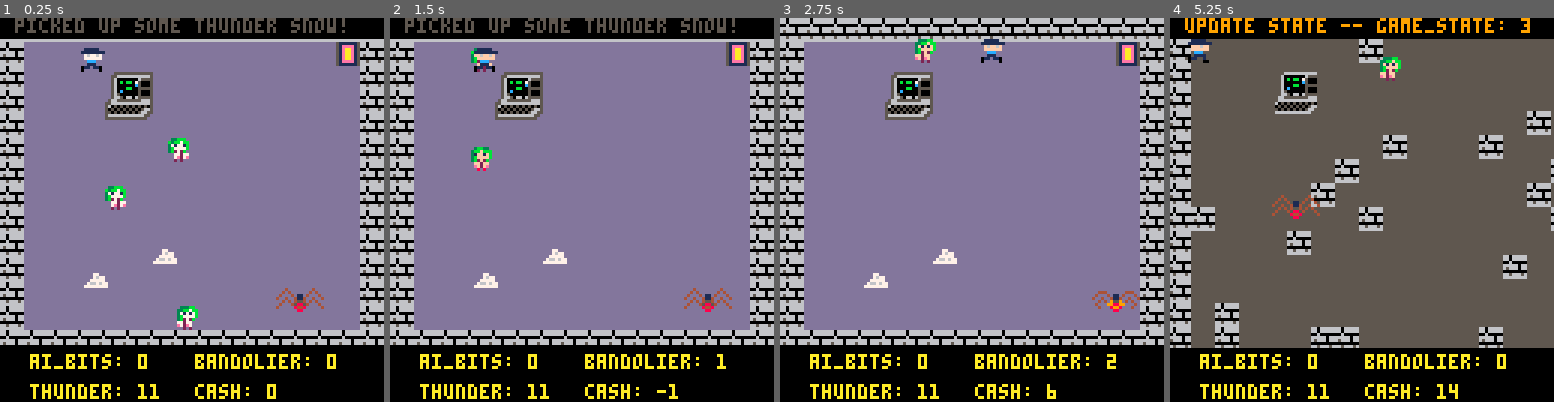
Above: before the commit, frames 1-4 (left to right).
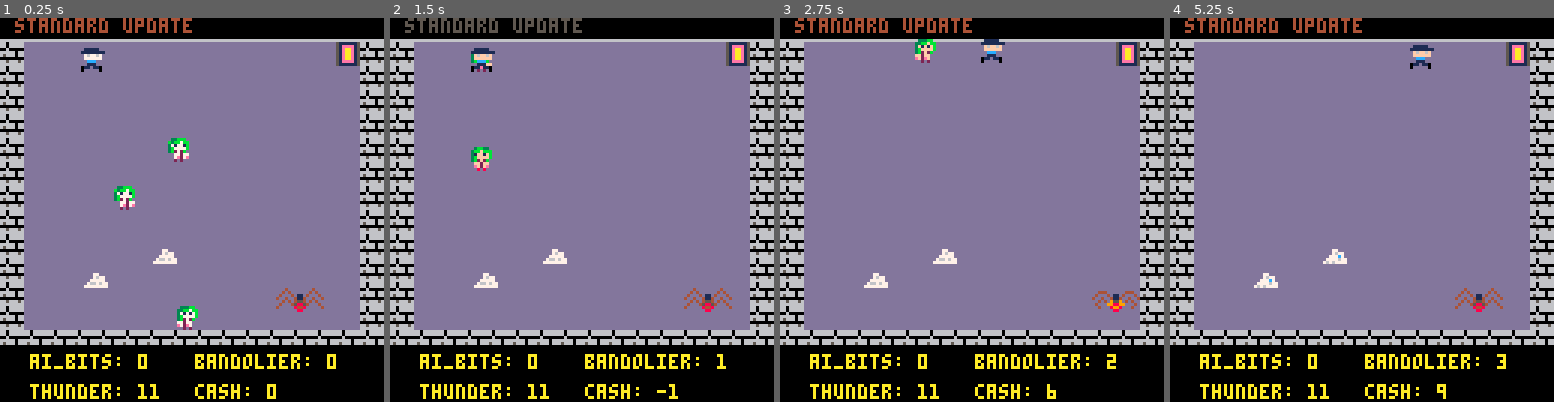
Above: after the commit, the same moments.

Repository: dfirebaugh/j46k
Game: PICO-8 cartridge j46k.p8
Two runs of this game, one before a commit and one after it. Both use one fixed random seed, a clock stepped at 60 frames per second and the inputs below.
Inputs:
- Up to frame 1 (0.25 s): no input
- Up to frame 2 (1.5 s): tap O (Z key) at 0.7 s
- Up to frame 3 (2.75 s): hold Right 1.6-2.1 s; tap O (Z key) at 1.7, 2.1, 2.5 s; hold Up 2.15-2.42 s; hold Right from 2.47 s (still down)
- Up to frame 4 (5.25 s): tap O (Z key) every 0.4 s from 2.9 to 4.9 s; release Right at 3.03 s; hold Left 3.08-3.58 s; hold Down 3.63-3.97 s; hold Right 4.02-4.68 s; hold Up 4.73-5.03 s; hold Left from 5.08 s (still down)

The runs differ from the first frame. In frame 1, 3.5% of the frame differs, in the area x 3-90%, y 0-50%; in frame 2, 2.8%; in frame 3, 5.3%; in frame 4, 79%, in the area x 0-100%, y 0-100%.

Commit message:
fixing load of trs80 level

Diff:
--- a/j46k.p8
+++ b/j46k.p8
@@ -17,9 +17,6 @@
 wall=7
 floor=9
 sfx_enabled=0
-
-trs80_unlocked = 1
-trs80_placed = 0
 
 -- spawn chances
 --   note: adding too many assests will cause lag
@@ -134,13 +131,14 @@
   delete_all_actors()
   game_state += 1
   message("update state -- game_state: "..game_state)
-  trs80_placed = 0
 end
 
 player_initialized = 0
 
 function _update()
   if(time() - last_hit > .2 and time() - last_pickup > .2) reset_colors()
+
+  init_player()
 
   if(game_state == setup_intro_level) then
     advance_game_state()
@@ -156,24 +154,16 @@
   elseif (game_state == play_open_level) then
     pal(13, 5)
     standard_update()
-  elseif (game_state == setup_trs80_level) then
-    advance_game_state()
-    init_trs80_level()
+  elseif (game_state == play_open_level+1) then
+    if (jon.aibits < ai_bits_til_boss) then
+      game_state = setup_open_level
+    else
+      advance_game_state()
+      init_trs80_level()
+    end
   elseif (game_state == play_trs80_level) then
     standard_update()
   end
-
-  init_player()
-
-  if (jon.aibits < ai_bits_til_boss) then
-    if (game_state == play_open_level+1) then
-      game_state = setup_open_level
-    end
-  end
-
-
-
-  update_player()
 end
 
 function _draw()
@@ -194,6 +184,7 @@
 
   -- draw actors
   foreach(actor,draw_actor)
+  draw_actor(jon)
 
   camera() -- resets camera postion to static so we can draw game info
   print_debug()
@@ -204,9 +195,6 @@
 
 function print_debug()
   if (debug == 0) return
-
-  print("floors: "..count(floors), 0, 90, 7)
-
   -- log jon's coordinates
   print("x "..jon.x,0,120,7)
   print("y "..jon.y,64,120,7)
@@ -214,13 +202,14 @@
 end
 
 function standard_update()
+message("standard update")
   control_player(jon)
+  update_player()
+  move_actor(jon)
   foreach(actor, move_actor)
   if time() % 2 == 0 then
     payday()
   end
-
-  if (trs80_unlocked == 1) place_trs80()
 
   if (jon.aibits >= ai_bits_til_boss) unlock_trs80()
 end
@@ -272,6 +261,7 @@
 end
 
 function init_trs80_level()
+  reset_player()
   draw_small_room()
   place_trs80()
 end
@@ -330,7 +320,7 @@
   if (trs80_placed == 1) return
 
   trs80_placed = 1
-  trs80 = make_actor(startx+2, starty+2)
+  trs80 = make_actor(6, 6)
   trs80.spritesize = 4
   trs80.spr = trs80_sprite
   trs80.name = "trs80"
@@ -862,7 +852,6 @@
 function reset_player()
   jon.x = startx+1
   jon.y = starty+1
-  add(actor,jon)
 end
 
 function init_player()
@@ -870,7 +859,25 @@
 
   player_initialized = 1
   -- jon
-  jon = make_actor(startx+1, starty+1)
+  jon = {}
+
+  jon.x = startx+1
+  jon.y = starty+1
+  jon.spritesize = 1
+  jon.dx=1
+  jon.dy=-0.1
+  jon.inertia=0.5
+  jon.frame = 0
+  jon.t = 0
+  jon.bounce  = 1
+
+  -- half-width and half-height
+  -- slightly less than 0.5 so
+  -- that will fit through 1-wide
+  -- holes.
+  jon.w = 0.4
+  jon.h = 0.4
+
   jon.bandolier = 0
   jon.spr = 0
   jon.thunder_power = 1
